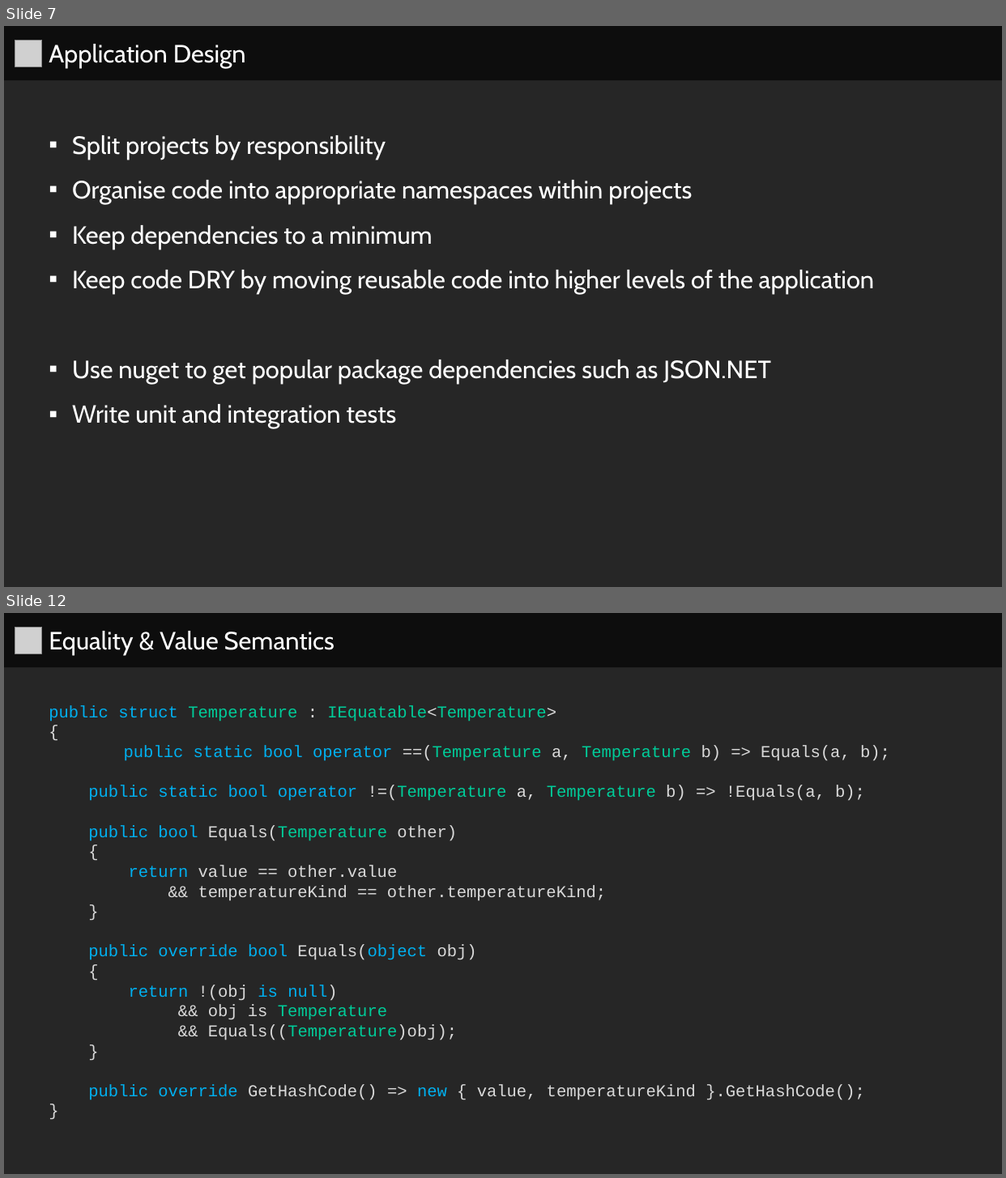
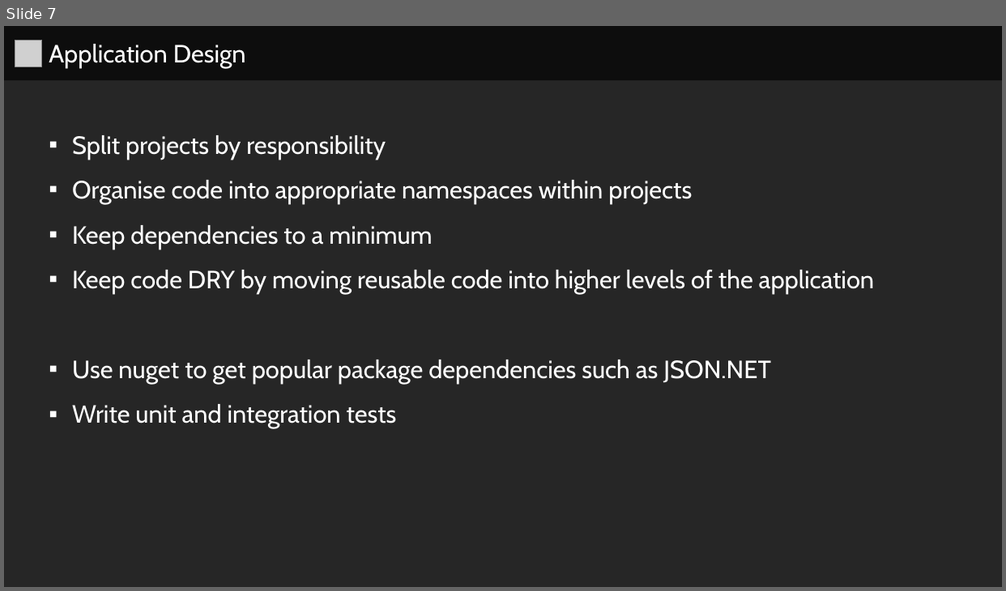
Before and after one commit to series0ne/DotNetFundamentalsWithCSharp, a slide deck: Lesson 7/Lesson 7.pptx. Shown one above the other, each under a label of ours: slides 7 and 12 before the commit, slide 7 after it; the slides between them are not shown. The pictures are 1006x1178 and 1006x591 pixels, drawn with LibreOffice and Linux fonts; fonts in the diff are those of the drawing; grey boxes stand for pictures. Boxes give left, top, right and bottom in pixels: in the first picture for what was removed or moved away, otherwise in the second. Text is boxed around its words. In the diff, an @@ line names an element or a change of style, - is before the commit and + after.

```diff
--- a/Lesson 7/Lesson 7.pptx
+++ b/Lesson 7/Lesson 7.pptx
@@ slide 12 removed at [4, 613, 1002, 1174], background #262626 @@
@@ rectangle removed at [4, 613, 1002, 667] @@
-  Equality & Value Semantics
@@ picture removed at [15, 628, 42, 654] @@
@@ rectangle removed at [4, 667, 1002, 1174] @@
-  public struct Temperature : IEquatable<Temperature>
-  {
-  public static bool operator ==(Temperature a, Temperature b) => Equals(a, b);
-  public static bool operator !=(Temperature a, Temperature b) => !Equals(a, b);
-  public bool Equals(Temperature other)
-  {
-  return value == other.value
-  && temperatureKind == other.temperatureKind;
-  }
-  public override bool Equals(object obj)
-  {
-  return !(obj is null)
-  && obj is Temperature
-  && Equals((Temperature)obj);
-  }
-  public override GetHashCode() => new { value, temperatureKind }.GetHashCode();
-  }
```
Also in this commit, not shown: 5 slides changed, 11 other slides removed, 5 other files.
